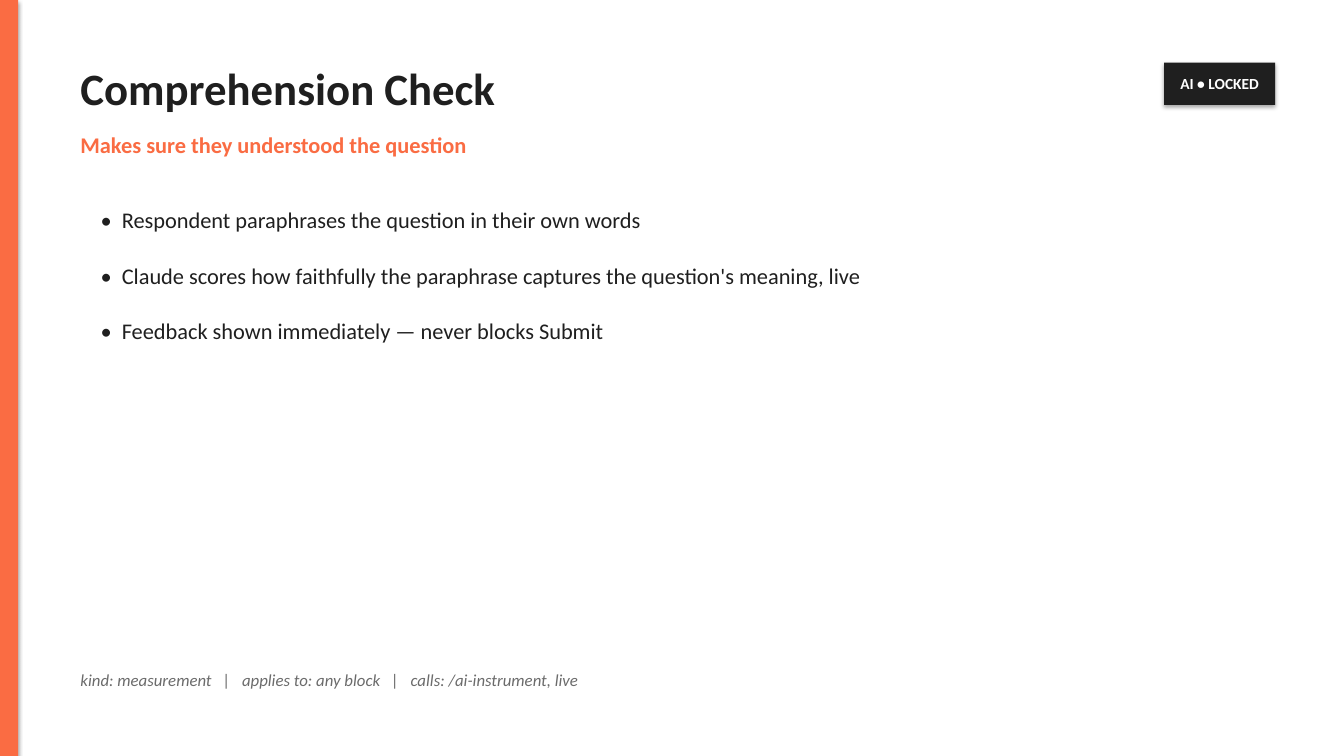
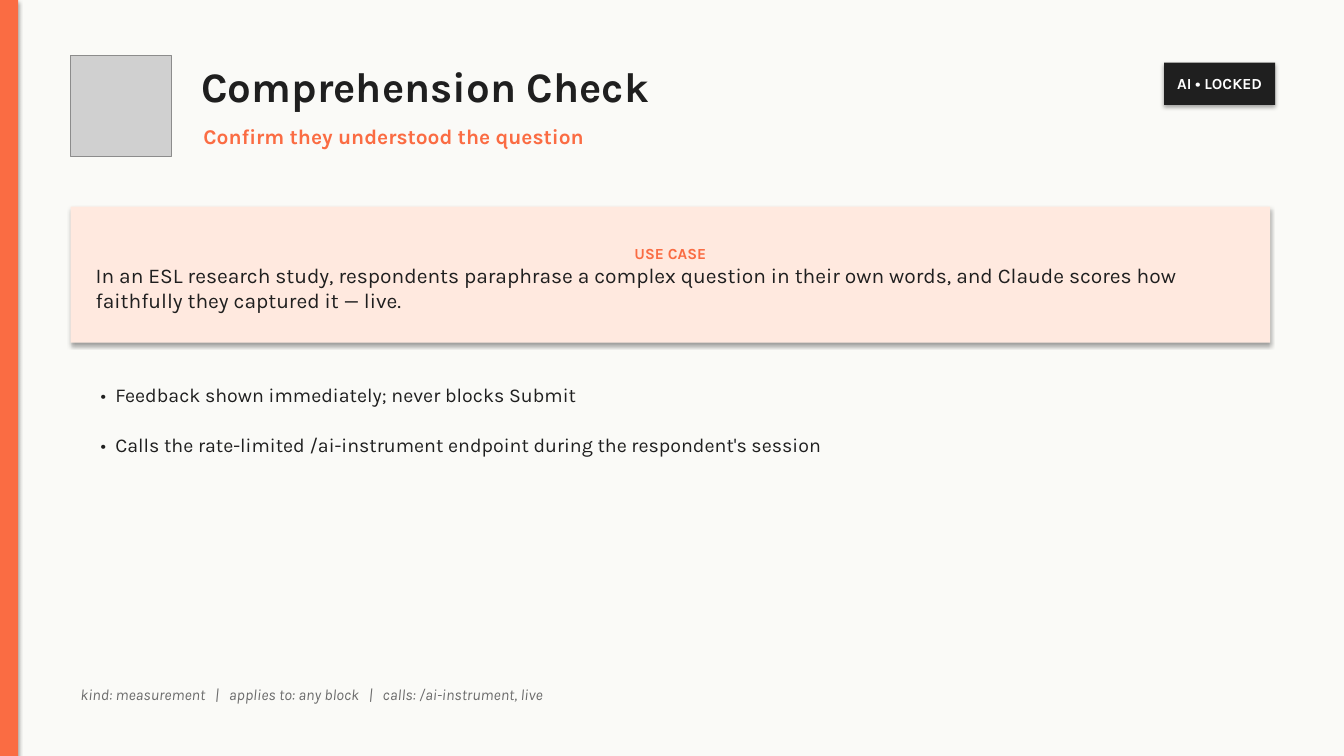
Before and after one commit to akilocorp/rag_platform, a slide deck: slide 31 of studio_instruments.pptx (slide 21 before the commit). Drawn at 1344x756 pixels with LibreOffice and Linux fonts; fonts in the diff are those of the drawing; grey boxes stand for pictures. Boxes give left, top, right and bottom in pixels: in the first picture for what was removed or moved away, otherwise in the second. Text is boxed around its words. In the diff, an @@ line names an element or a change of style, - is before the commit and + after.

```diff
--- a/studio_instruments.pptx
+++ b/studio_instruments.pptx
@@ rectangle added at [0,0,1344,756], fill #FAFAF7 @@
@@ picture added at [71,55,171,156] @@
@@ text "Comprehension Check": place and size @@
-text "Comprehension Check" at [80,73,494,112]
+text "Comprehension Check" at [201,72,649,112]
@@ text "Comprehension Check" at [201,72,649,112]: size 32 to 30 pt, font Calibri to Karla @@
@@ rectangle "AI • LOCKED" at [1165,63,1275,105]: font Calibri to Karla @@
@@ text at [203,129,584,150]: text changed; size 16 to 15 pt; font Calibri to Karla @@
-Makes sure they understood the question
+Confirm they understood the question
@@ rectangle "USE CASE": place and size @@
-rectangle "USE CASE" at [122,268,860,288]
+rectangle "USE CASE" at [71,207,1270,343]
@@ rectangle "USE CASE" at [71,207,1270,343]: vertical alignment top to middle; fill none to #FFE9DF; shadow on @@
@@ text removed at [122,212,640,232] @@
-• Respondent paraphrases the question in their own words
@@ text in rectangle at [96,249,1176,313]: text changed; size 16 to 15 pt; font Calibri to Karla @@
-• Claude scores how faithfully the paraphrase captures the question's meaning, live
+USE CASE
+In an ESL research study, respondents paraphrase a complex question in their own words, and Claude scores how faithfully they captured it — live.
@@ text at [115,388,576,407]: text changed; size 16 to 14 pt; font Calibri to Karla @@
-• Feedback shown immediately — never blocks Submit
+• Feedback shown immediately; never blocks Submit
@@ text added at [115,437,820,457], 14 pt, text #1F1F1F @@
+• Calls the rate-limited /ai-instrument endpoint during the respondent's session
@@ text "kind: measurement | applies to: ...": place and size @@
-text "kind: measurement | applies to: ..." at [80,674,578,689]
+text "kind: measurement | applies to: ..." at [80,689,543,704]
@@ text "kind: measurement | applies to: ..." at [80,689,543,704]: size 12 to 11 pt, font Calibri to Karla @@
```
Also in this commit, not shown: 15 other slides changed, 18 slides added, 8 slides removed.
